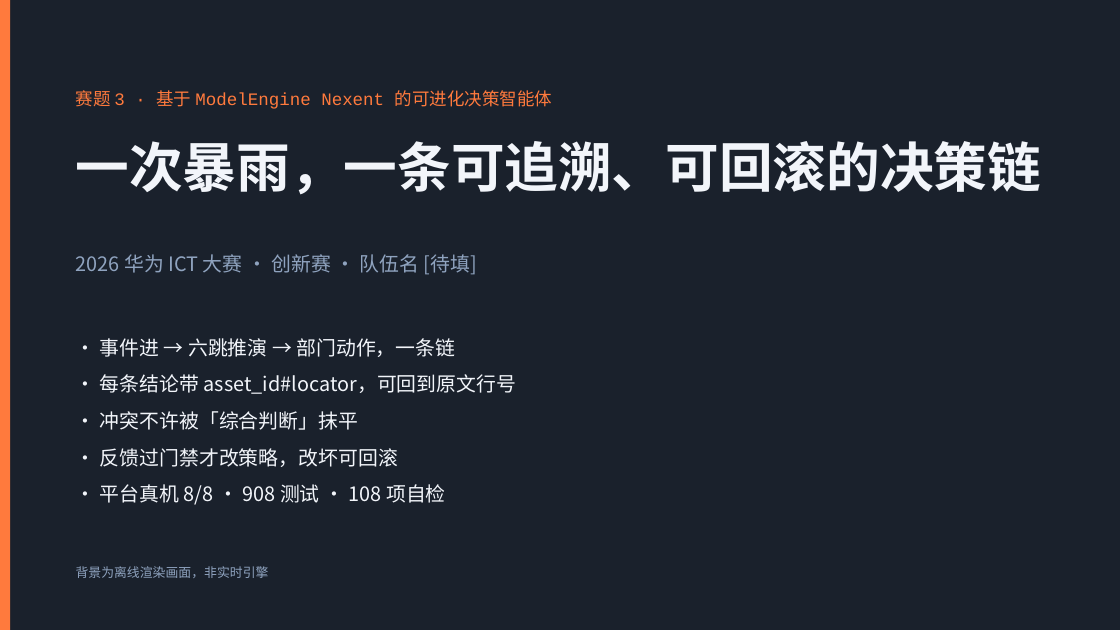
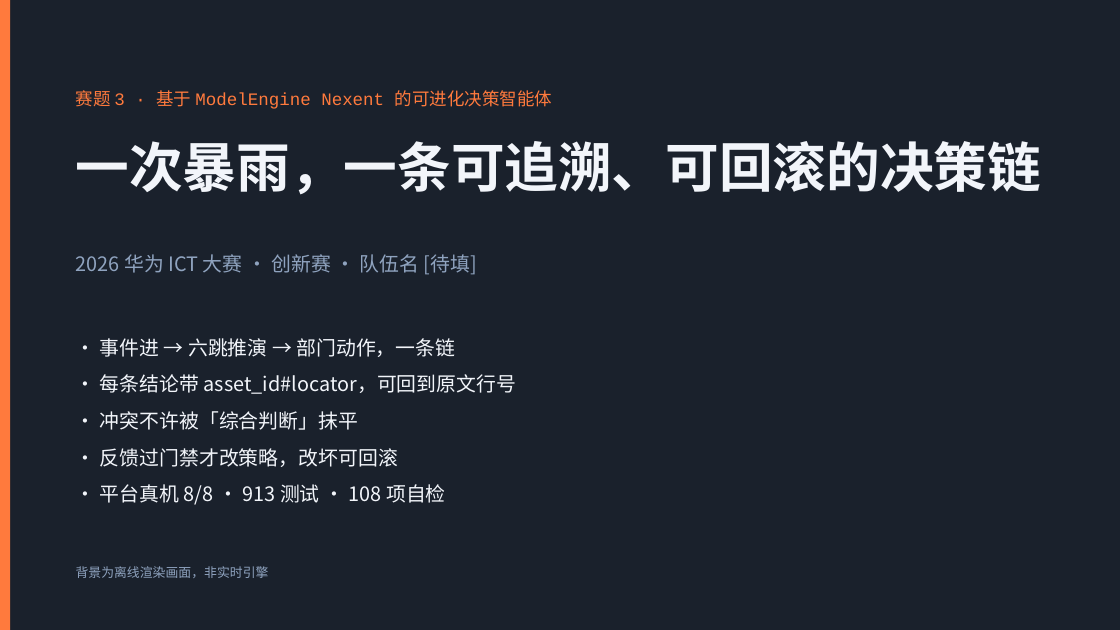
Before and after one commit to May18th/ICT, a slide deck: slide 1 of docs/competition/初赛答辩-PPT-v0.1.pptx. Drawn at 1120x630 pixels with LibreOffice and Linux fonts; fonts in the diff are those of the drawing; background and template pictures are left out; a plain dark background stands for a picture behind light text. Boxes give left, top, right and bottom in pixels: in the first picture for what was removed or moved away, otherwise in the second. Text is boxed around its words. In the diff, an @@ line names an element or a change of style, - is before the commit and + after.

Commit message:
chore(numbers): 测试数基线同步 908→913（含 weather 4 项 + 9996089 +2 - 重构精简），指纹 14070e22
- uv sync 重建 editable 映射后实收 913 项，与 clone 复现口径一致
- evidence_expectations 双处 + README/AGENTS/竞赛文档 12 文件同步
- docx/pptx 生成器重刷（仅数字）

```diff
--- a/docs/competition/初赛答辩-PPT-v0.1.pptx
+++ b/docs/competition/初赛答辩-PPT-v0.1.pptx
@@ text at <box>100,484,446,505</box>: text changed @@
-· 平台真机 8/8 · 908 测试 · 108 项自检
+· 平台真机 8/8 · 913 测试 · 108 项自检
```
Also in this commit, not shown: 1 other slide changed, 20 other files.
